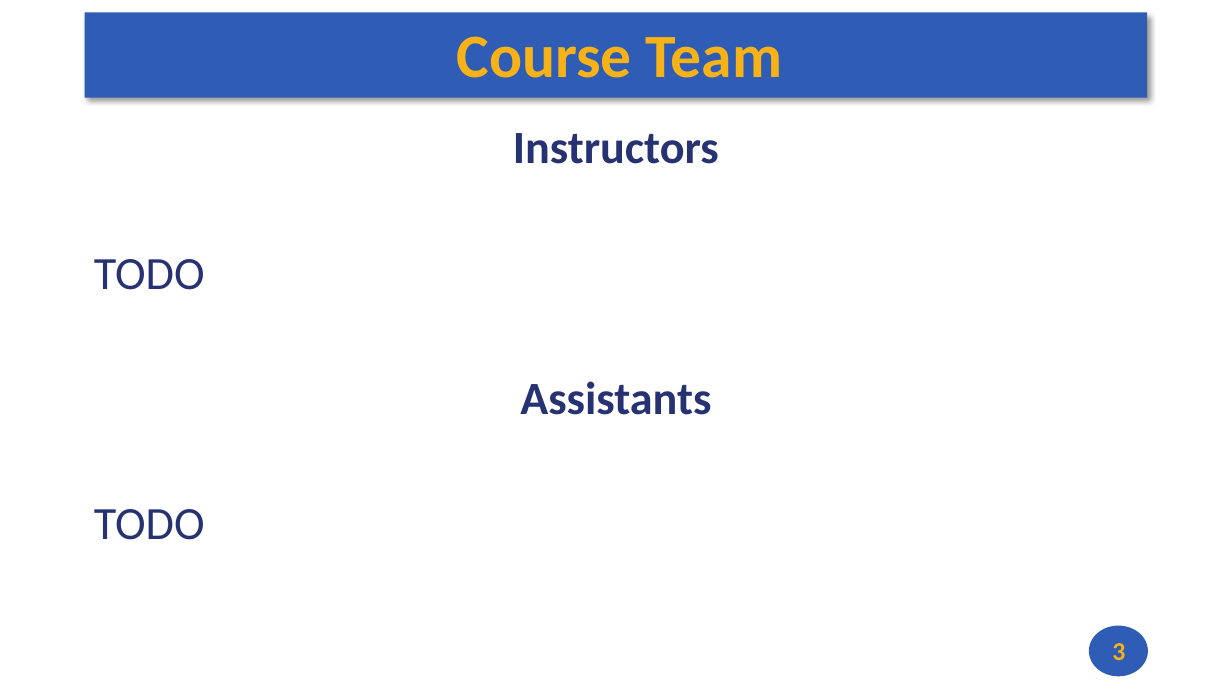
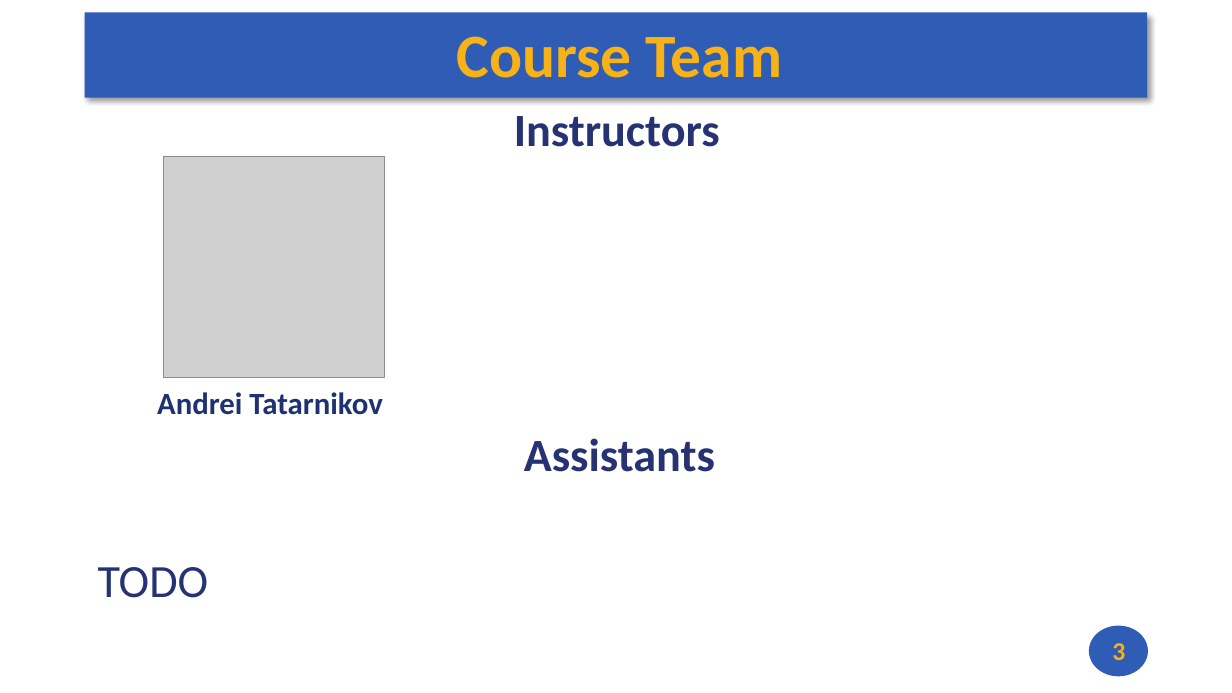
Before and after one commit to andrewt0301/hse-acos-course, a slide deck: slide 3 of docs/part1ca/01_Introduction/CA_Lecture_01.pptx. Drawn at 1232x693 pixels with LibreOffice and Linux fonts; fonts in the diff are those of the drawing; grey boxes stand for pictures. Boxes give left, top, right and bottom in pixels: in the first picture for what was removed or moved away, otherwise in the second. Text is boxed around its words. In the diff, an @@ line names an element or a change of style, - is before the commit and + after.

```diff
--- a/docs/part1ca/01_Introduction/CA_Lecture_01.pptx
+++ b/docs/part1ca/01_Introduction/CA_Lecture_01.pptx
@@ text added at <box>514,116,720,147</box>, 36 pt, text #273272, bold @@
+Instructors
@@ text at <box>94,133,719,290</box>: paragraphs removed @@
-Instructors
-TODO
@@ picture added at <box>163,156,384,378</box> @@
@@ text added at <box>157,392,382,415</box>, 24 pt, text #1E3272, bold @@
+Andrei Tatarnikov
@@ text "Assistants": place and size @@
-text "Assistants" at <box>94,133,719,540</box>
+text "Assistants" at <box>98,438,715,598</box>
```
Also in this commit, not shown: 3 other slides changed, 3 slides added, 1 other file.
